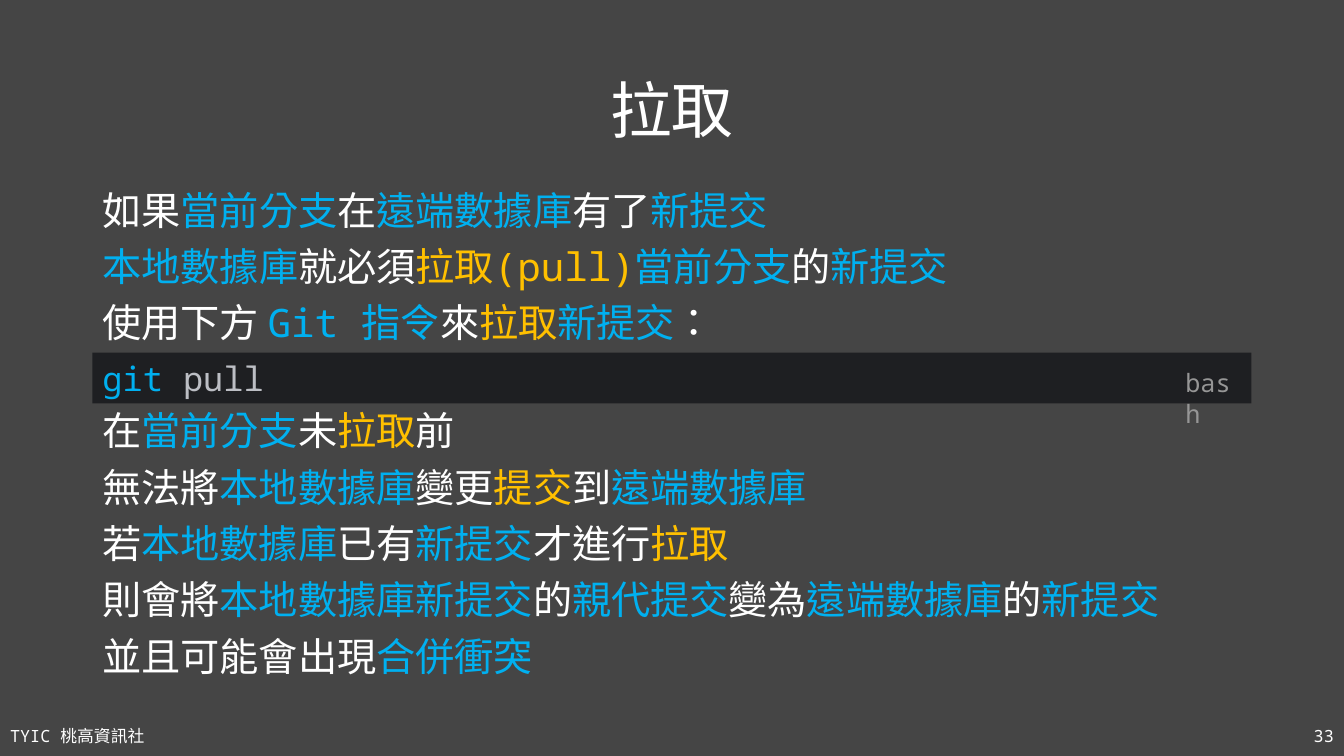
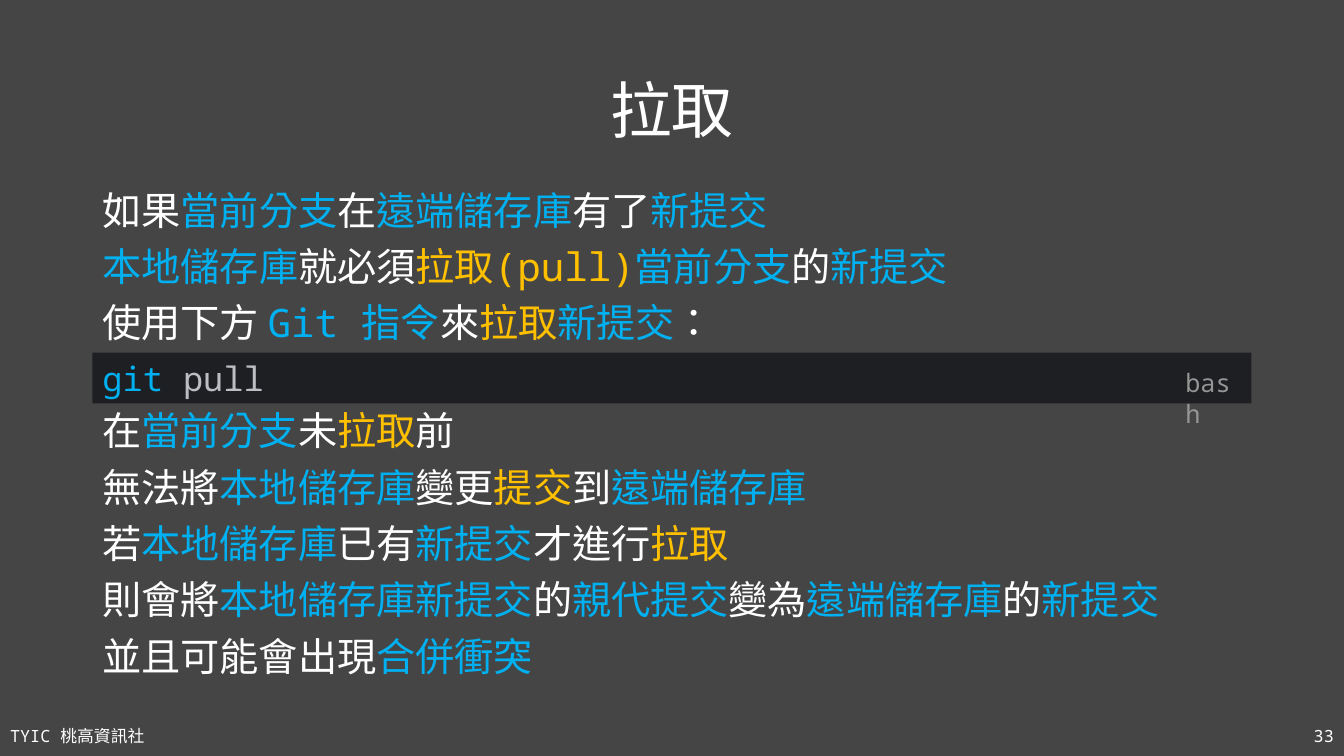
Before and after one commit to TYSHIC/slides, a slide deck: slide 33 of ppt/16_Git 與 Github.pptx. Drawn at 1344x756 pixels with LibreOffice and Linux fonts; fonts in the diff are those of the drawing. Boxes give left, top, right and bottom in pixels: in the first picture for what was removed or moved away, otherwise in the second. Text is boxed around its words. In the diff, an @@ line names an element or a change of style, - is before the commit and + after.

```diff
--- a/ppt/16_Git 與 Github.pptx
+++ b/ppt/16_Git 與 Github.pptx
@@ text at bbox=[102, 192, 948, 291]: text changed @@
-如果當前分支在遠端數據庫有了新提交
-本地數據庫就必須拉取(pull)當前分支的新提交
+如果當前分支在遠端儲存庫有了新提交
+本地儲存庫就必須拉取(pull)當前分支的新提交
@@ text at bbox=[102, 469, 1159, 618]: text changed @@
-無法將本地數據庫變更提交到遠端數據庫
-若本地數據庫已有新提交才進行拉取
-則會將本地數據庫新提交的親代提交變為遠端數據庫的新提交
+無法將本地儲存庫變更提交到遠端儲存庫
+若本地儲存庫已有新提交才進行拉取
+則會將本地儲存庫新提交的親代提交變為遠端儲存庫的新提交
```
Also in this commit, not shown: 19 other slides changed, 4 other files.
